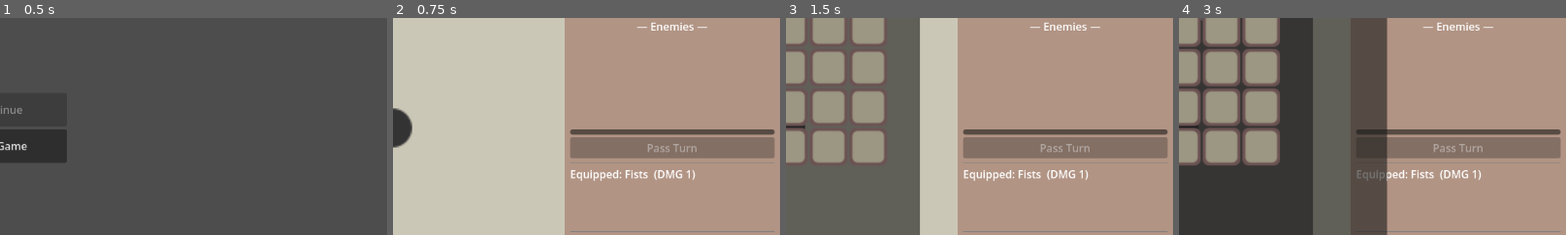
Above: before the commit, frames 1-4 (left to right).
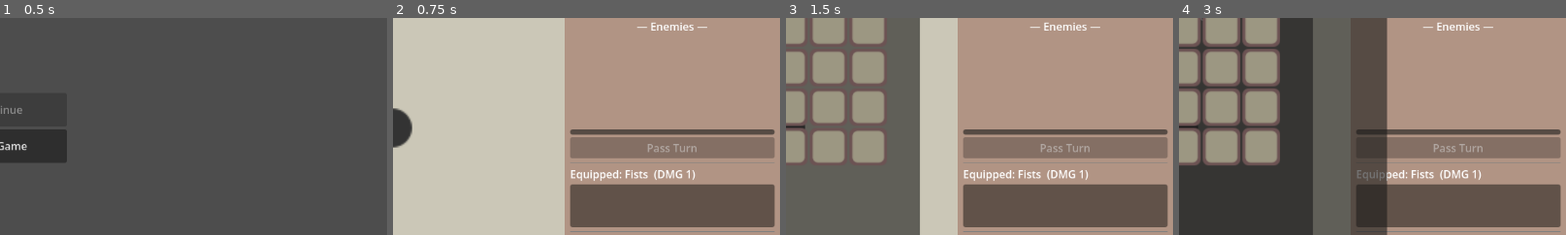
Above: after the commit, the same moments.

Repository: jiexdrop/run-reset
Game: Godot game, scene res://scenes/init.tscn
Two runs of this game, one before a commit and one after it. Both use one fixed random seed, a clock stepped at 60 frames per second and the inputs below.
Inputs (mouse positions are % of the whole screen's width and height, from its top left):
- Up to frame 1 (0.5 s): no input
- Up to frame 2 (0.75 s): click "New Game" at 0.5 s
- Up to frame 3 (1.5 s): click (92, 94) at 1.25 s
- Up to frame 4 (3 s): click "Items" at 2 s; click (50, 19) at 2.77 s; type "12" at 2.85 s
The pictures show only the part of the screen within x 50-100%, y 25-75%; the shares and areas given below are measured in that part.

Frame 1 is identical in both runs. In frame 2, 10% of the frame differs, in the area x 45-99%, y 76-97%; in frame 3, 10%; in frame 4, 10%.

Commit message:
history log now has bg color

Diff:
--- a/scenes/combat_ui.tscn
+++ b/scenes/combat_ui.tscn
@@ -3,6 +3,13 @@
 [ext_resource type="Script" uid="uid://dguq0wgu7kyfu" path="res://scenes/combat_ui.gd" id="1_combatui"]
 [ext_resource type="Texture2D" uid="uid://7gfohimiyr26" path="res://assets/ui/poison.png" id="2_34x8n"]
 [ext_resource type="PackedScene" uid="uid://bpu8ms8fk3kf1" path="res://scenes/inventory_ui.tscn" id="2_invui"]
+
+[sub_resource type="StyleBoxFlat" id="StyleBoxFlat_logbg"]
+bg_color = Color(0, 0, 0, 0.45)
+corner_radius_top_left = 4
+corner_radius_top_right = 4
+corner_radius_bottom_right = 4
+corner_radius_bottom_left = 4
 
 [node name="CombatUi" type="Control" unique_id=1815585971]
 layout_mode = 3
@@ -38,10 +45,10 @@
 layout_mode = 2
 
 [node name="VBox" type="VBoxContainer" parent="MarginContainer/ContentArea" unique_id=200000002]
+clip_contents = true
 layout_mode = 2
+size_flags_horizontal = 3
 size_flags_vertical = 3
-size_flags_horizontal = 3
-clip_contents = true
 
 [node name="StatsSection" type="VBoxContainer" parent="MarginContainer/ContentArea/VBox" unique_id=200000003]
 layout_mode = 2
@@ -133,25 +140,20 @@
 size_flags_vertical = 0
 
 [node name="LogLabel" type="RichTextLabel" parent="MarginContainer/ContentArea/VBox" unique_id=200000014]
+custom_minimum_size = Vector2(0, 64)
 layout_mode = 2
-custom_minimum_size = Vector2(0, 64)
 size_flags_horizontal = 3
 size_flags_vertical = 0
-bbcode_enabled = false
-scroll_active = true
+theme_override_styles/normal = SubResource("StyleBoxFlat_logbg")
 scroll_following = true
-fit_content = false
-autowrap_mode = 3
-mouse_filter = 0
 
 [node name="Separator3" type="HSeparator" parent="MarginContainer/ContentArea/VBox" unique_id=200000015]
 layout_mode = 2
 size_flags_vertical = 0
 
 [node name="InventoryUI" parent="MarginContainer/ContentArea" unique_id=1195445285 instance=ExtResource("2_invui")]
+custom_minimum_size = Vector2(0, 160)
 layout_mode = 2
-custom_minimum_size = Vector2(0, 160)
 size_flags_vertical = 0
-size_flags_horizontal = 3
 
 [connection signal="pressed" from="MarginContainer/ContentArea/VBox/CombatSection/PassTurnButton" to="." method="_on_pass_turn_pressed"]
